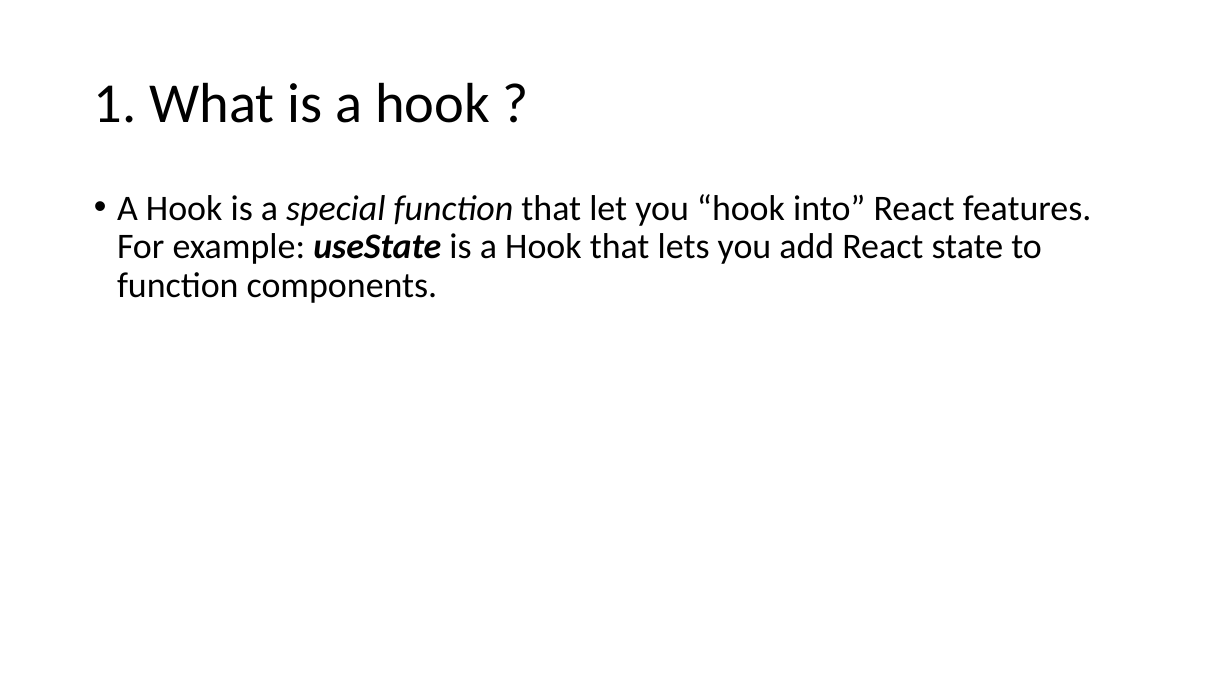
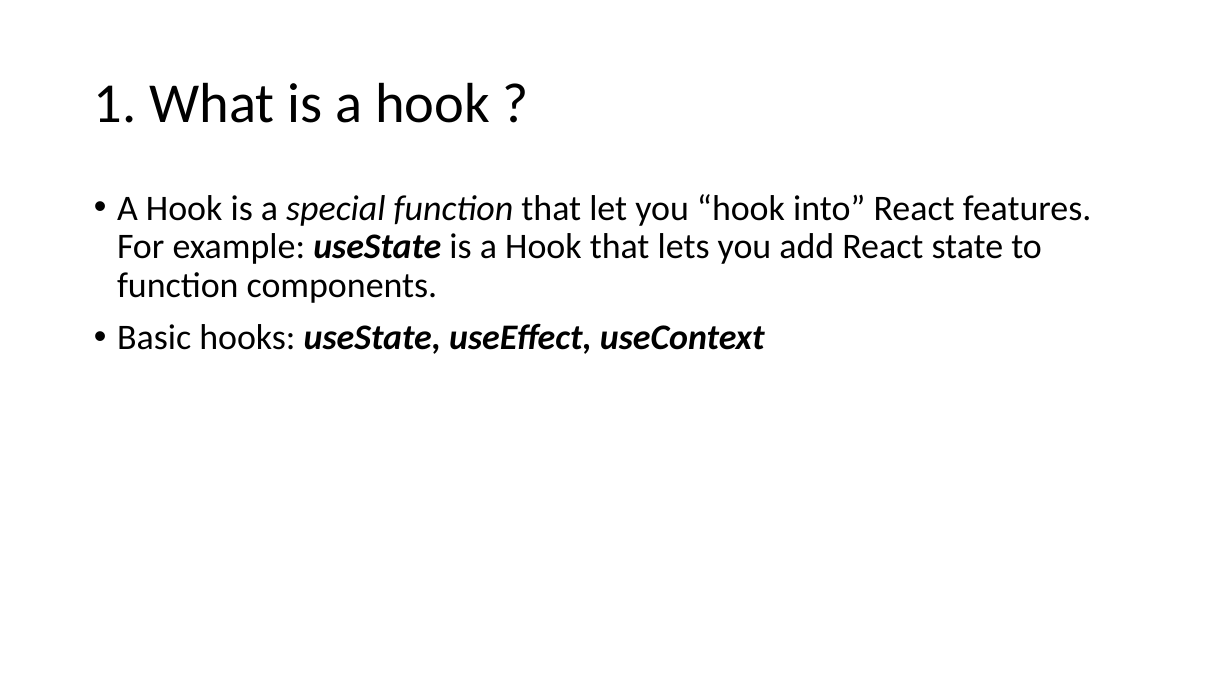
Before and after one commit to NhanHoang8195/react-hook-demo, a slide deck: slide 2 of ReactHooks.pptx. Drawn at 1232x693 pixels with LibreOffice and Linux fonts; fonts in the diff are those of the drawing. Boxes give left, top, right and bottom in pixels: in the first picture for what was removed or moved away, otherwise in the second. Text is boxed around its words. In the diff, an @@ line names an element or a change of style, - is before the commit and + after.

```diff
--- a/ReactHooks.pptx
+++ b/ReactHooks.pptx
@@ text at (117, 323, 765, 354): paragraph added @@
+• Basic hooks: useState, useEffect, useContext
```
Also in this commit, not shown: 2 slides added.
